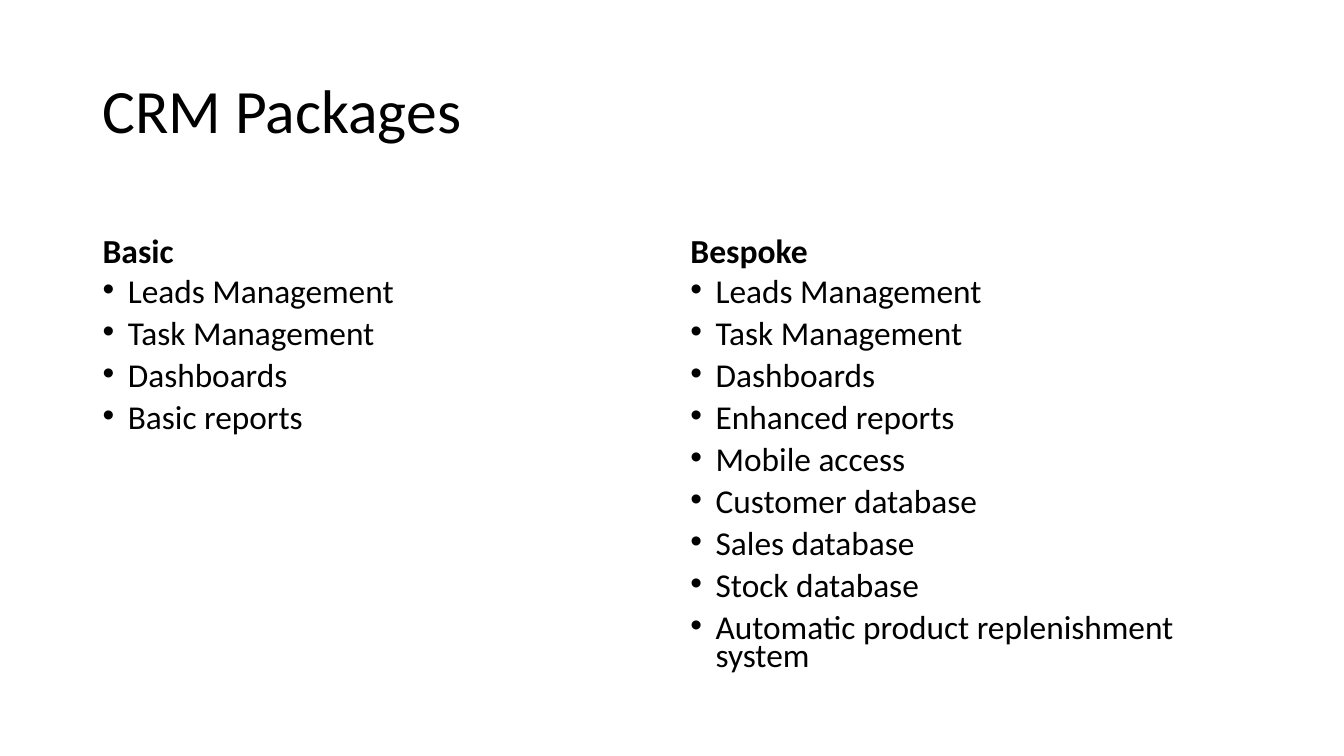
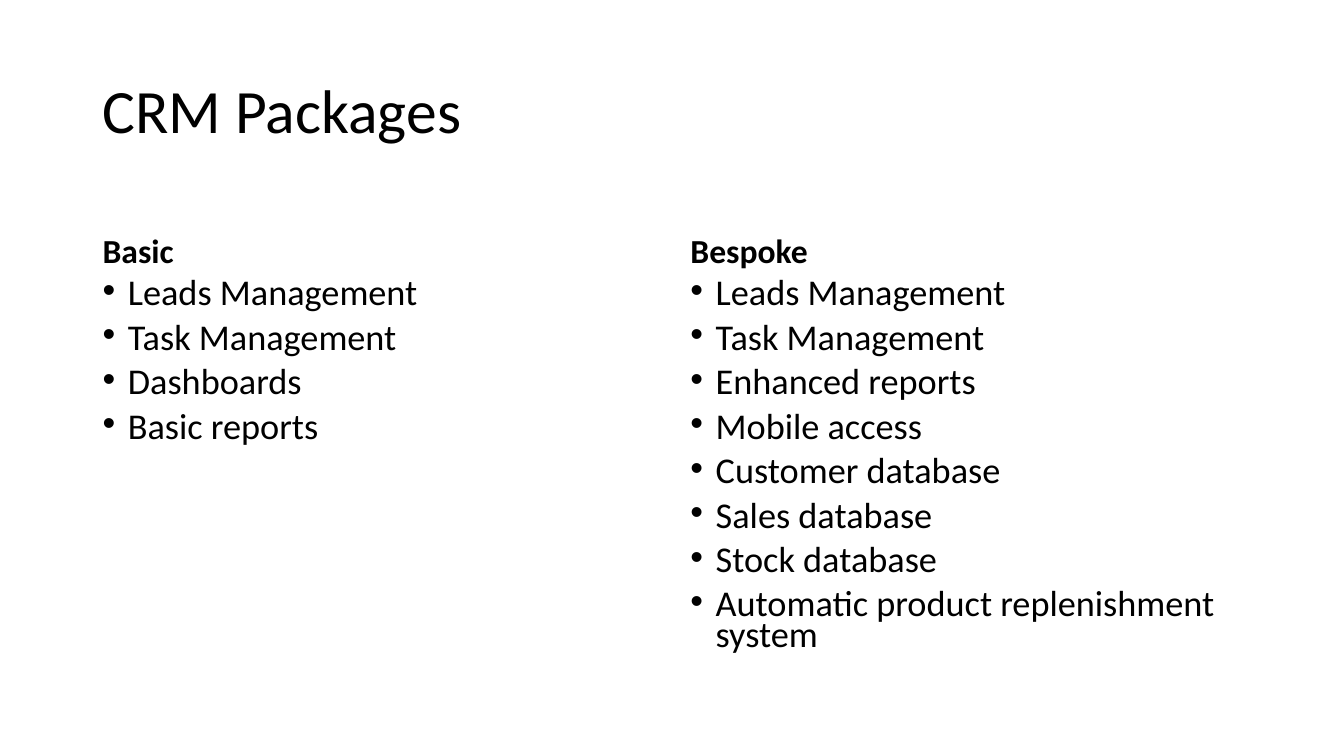
Before and after one commit to Christopher-Annandale/davetoys, a slide deck: slide 2 of Presentation slides.pptx. Drawn at 1344x756 pixels with LibreOffice and Linux fonts; fonts in the diff are those of the drawing. Boxes give left, top, right and bottom in pixels: in the first picture for what was removed or moved away, otherwise in the second. Text is boxed around its words. In the diff, an @@ line names an element or a change of style, - is before the commit and + after.

```diff
--- a/Presentation slides.pptx
+++ b/Presentation slides.pptx
@@ text "Leads Management" at (x1=128, y1=279, x2=417, y2=445): size 23.8 to 25.9 pt @@
@@ text "Leads Management" at (x1=716, y1=279, x2=1214, y2=653): size 23.8 to 25.9 pt @@
@@ text at (x1=716, y1=364, x2=876, y2=388): paragraph removed @@
-• Dashboards
```
Also in this commit, not shown: 3 other slides changed, 1 slide removed.
